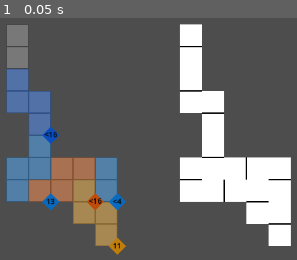
Above: before the commit, frame 1.
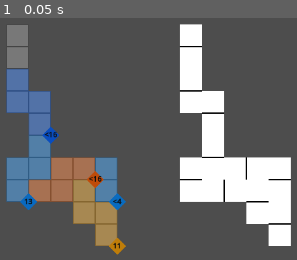
Above: after the commit, the same moment.

Repository: Javen-W/Ritz
Game: Godot game, scene res://game.tscn
Same seed, same stepped clock (60 frames per second), same inputs: the game is played once before the commit and once after it.
Inputs:
- Up to frame 1 (0.05 s): no input

The runs differ from the first frame. In frame 1, 0.9% of the frame differs, in the area x 6-36%, y 63-80%.

Commit message:
fix constraint indicator placement

Diff:
--- a/constraint.gd
+++ b/constraint.gd
@@ -28,7 +28,9 @@
 	# Indicator
 	var max_pos := Vector2(-INF, -INF)
 	for t in group:
-		max_pos = max_pos.max(t.position)
+		if t.position.y >= max_pos.y:
+			if t.position.x >= max_pos.x:
+				max_pos = t.position
 	indicator.position = max_pos + Vector2(32, 32)
 	indicator.color = color * Color(0.75, 0.75, 0.75, 255)
 
